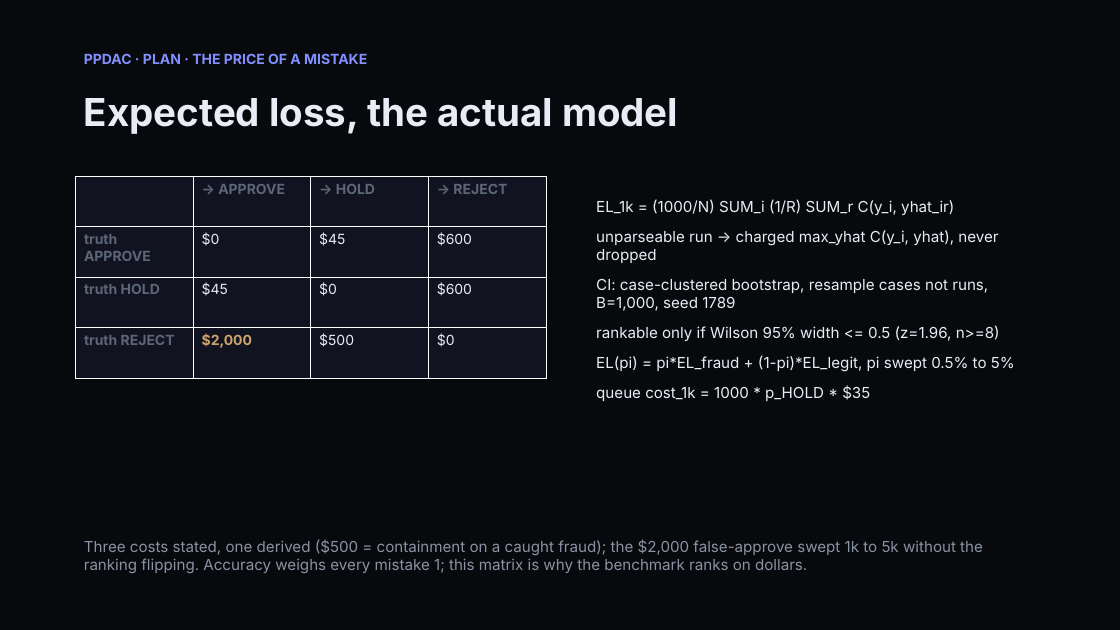
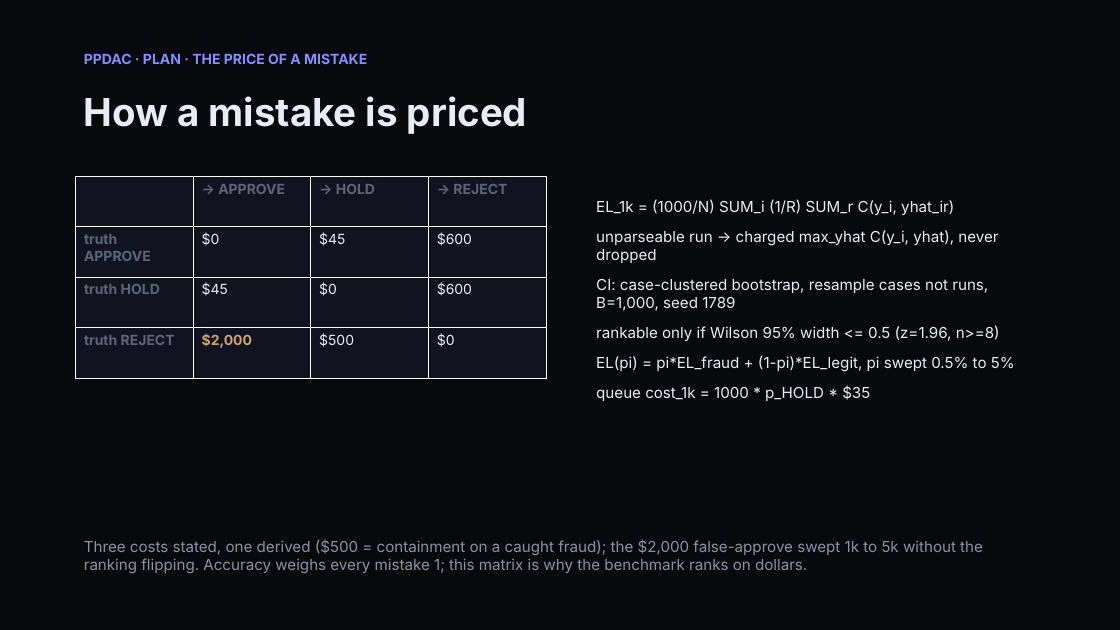
Before and after one commit to ShovalBenjer/verdict-bench, a slide deck: slide 8 of docs/assets/deck/verdict-bench.pptx. Drawn at 1120x630 pixels with LibreOffice and Linux fonts; fonts in the diff are those of the drawing. Boxes give left, top, right and bottom in pixels: in the first picture for what was removed or moved away, otherwise in the second. Text is boxed around its words. In the diff, an @@ line names an element or a change of style, - is before the commit and + after.

```diff
--- a/docs/assets/deck/verdict-bench.pptx
+++ b/docs/assets/deck/verdict-bench.pptx
@@ text at [84, 96, 527, 134]: text changed @@
-Expected loss, the actual model
+How a mistake is priced
```
Also in this commit, not shown: 1 other file.
